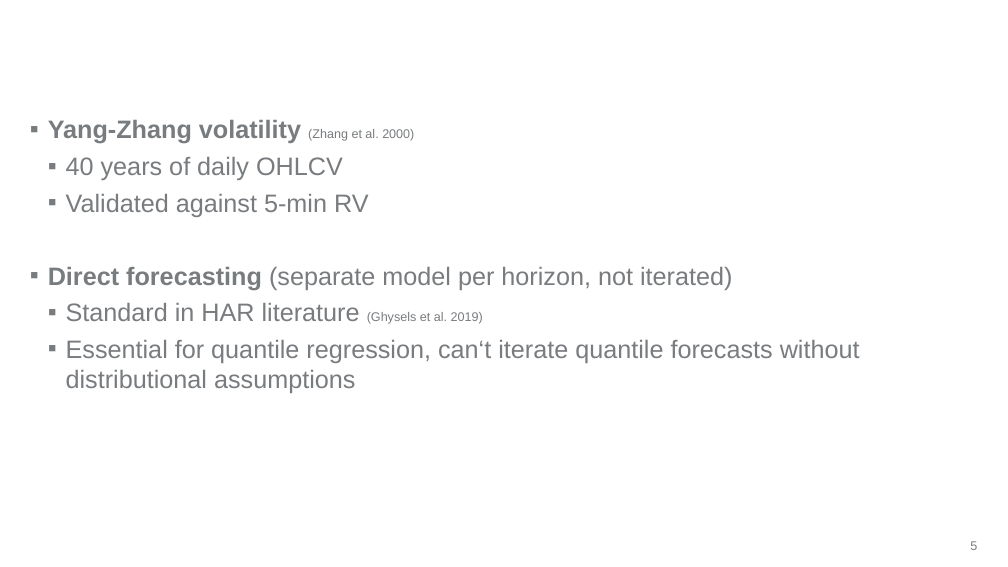
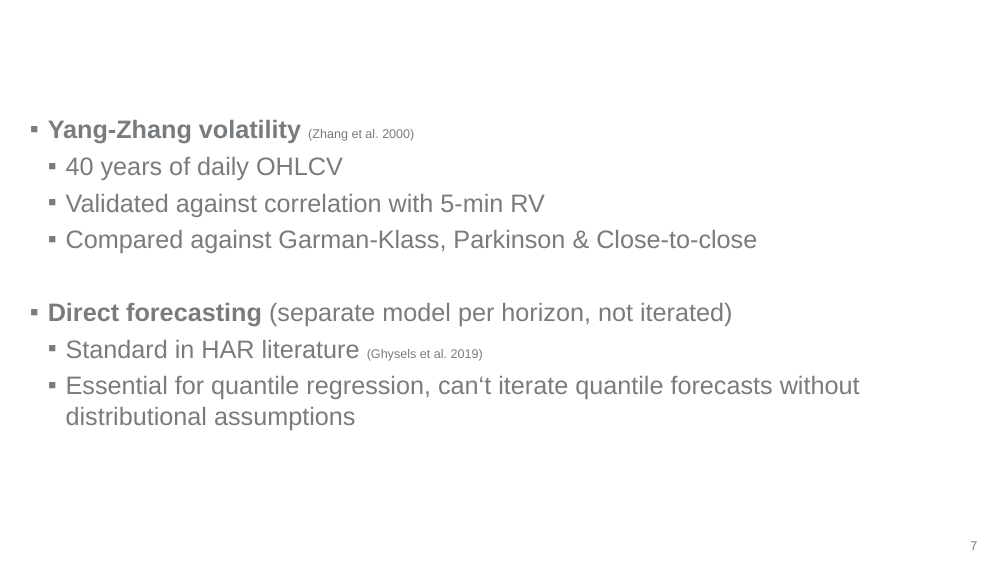
Before and after one commit to Knightowl808/Cocoa, a slide deck: slide 7 of 17_03_26_Bleher.pptx (slide 5 before the commit). Drawn at 1008x567 pixels with LibreOffice and Linux fonts; fonts in the diff are those of the drawing; background and template pictures are left out. Boxes give left, top, right and bottom in pixels: in the first picture for what was removed or moved away, otherwise in the second. Text is boxed around its words. In the diff, an @@ line names an element or a change of style, - is before the commit and + after.

```diff
--- a/17_03_26_Bleher.pptx
+++ b/17_03_26_Bleher.pptx
@@ text at [66, 194, 757, 253]: text changed @@
-  ▪ Validated against 5-min RV
+  ▪ Validated against correlation with 5-min RV
+  ▪ Compared against Garman-Klass, Parkinson & Close-to-close
@@ page number at [970, 541, 977, 550]: text changed @@
-5
+7
```
Also in this commit, not shown: 7 other slides changed, 2 slides added, 1 slide removed.
